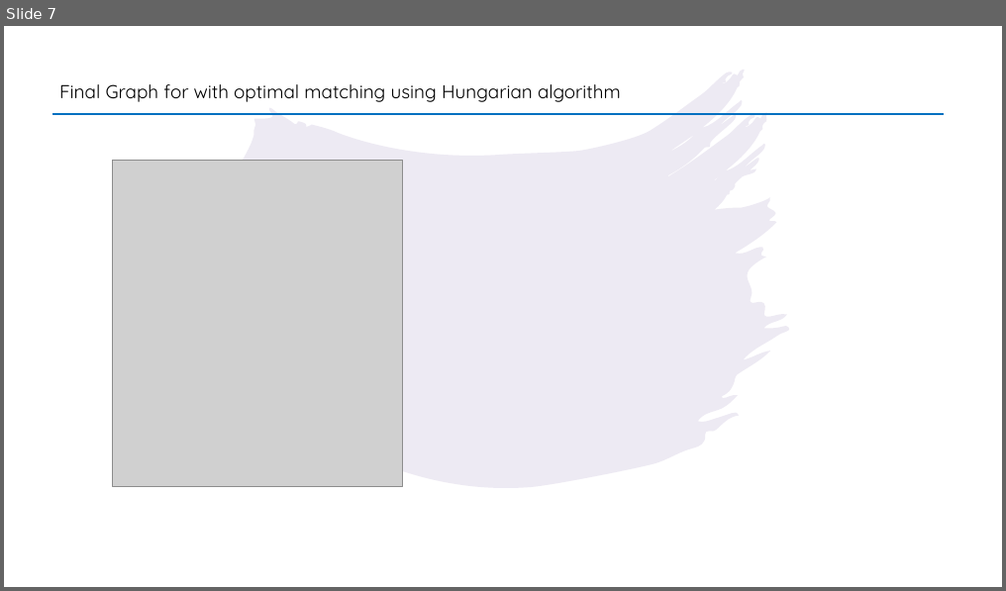
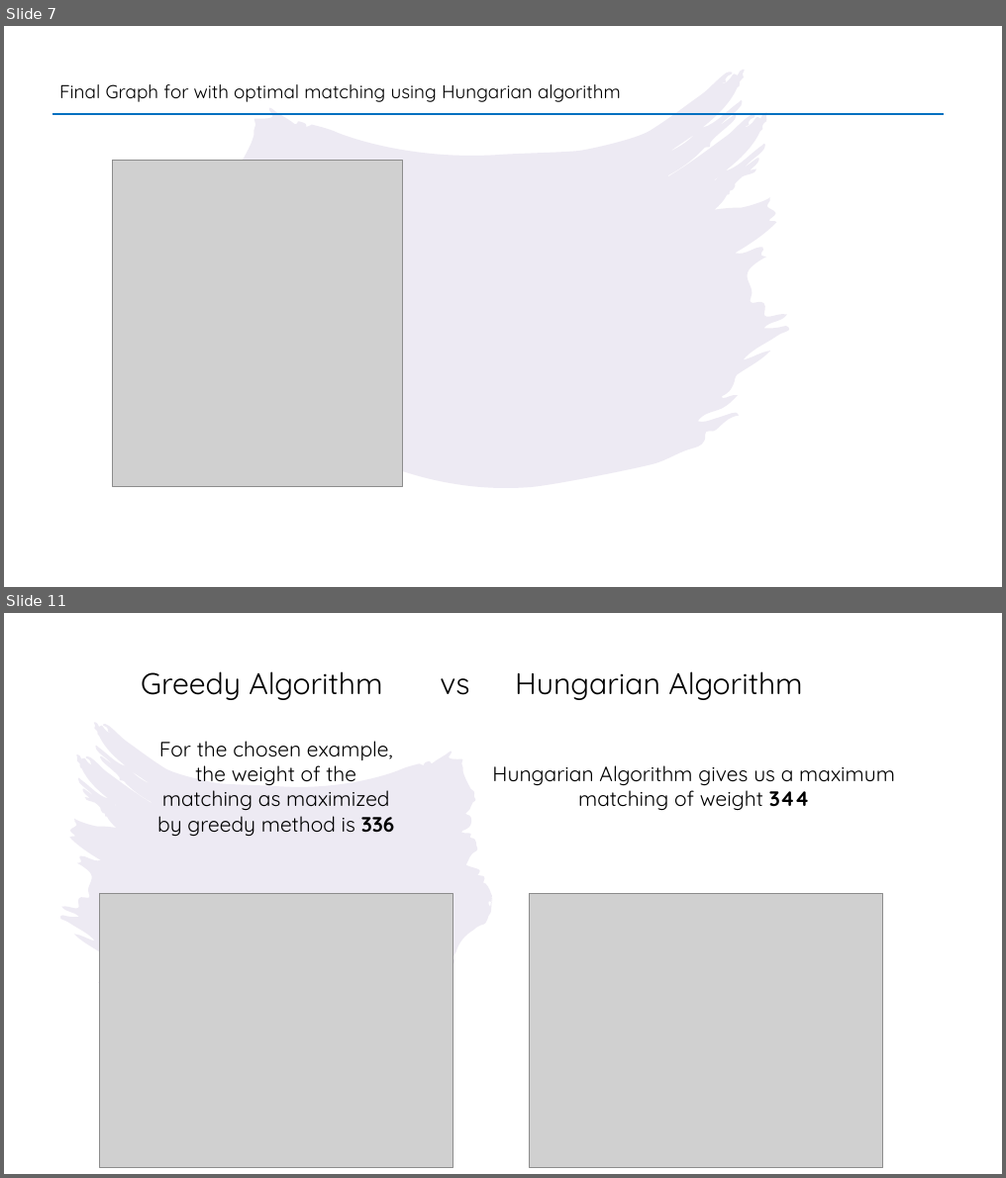
Before and after one commit to harish-udhay/Hungarian_algorithm_for_kidney_exchange, a slide deck: project.pptx. Shown one above the other, each under a label of ours: slide 7 before the commit, slides 7 and 11 after it; the slides between them are not shown. The pictures are 1006x591 and 1006x1178 pixels, drawn with LibreOffice and Linux fonts; fonts in the diff are those of the drawing; grey boxes stand for pictures. Boxes give left, top, right and bottom in pixels: in the first picture for what was removed or moved away, otherwise in the second. Text is boxed around its words. In the diff, an @@ line names an element or a change of style, - is before the commit and + after.

Commit message:
Added Greedy Method to the presentation

```diff
--- a/project.pptx
+++ b/project.pptx
@@ slide 11 added at box(4, 613, 1002, 1174), background #FFFFFF @@
@@ title added at box(141, 671, 802, 700), 28.8 pt, text #000000 @@
+Greedy Algorithm vs Hungarian Algorithm
@@ freeform shape added at box(60, 722, 491, 1037), fill #A996C6 at 20% opacity @@
@@ text added at box(157, 741, 394, 837), 20 pt, text #000000 @@
+For the chosen example, the weight of the matching as maximized by greedy method is 336
@@ text added at box(492, 765, 895, 811), 20 pt, text #000000 @@
+Hungarian Algorithm gives us a maximum matching of weight 344
@@ picture added at box(100, 894, 453, 1168) @@
@@ picture added at box(530, 894, 883, 1168) @@
```
Also in this commit, not shown: 3 other slides added, 1 slide removed.
